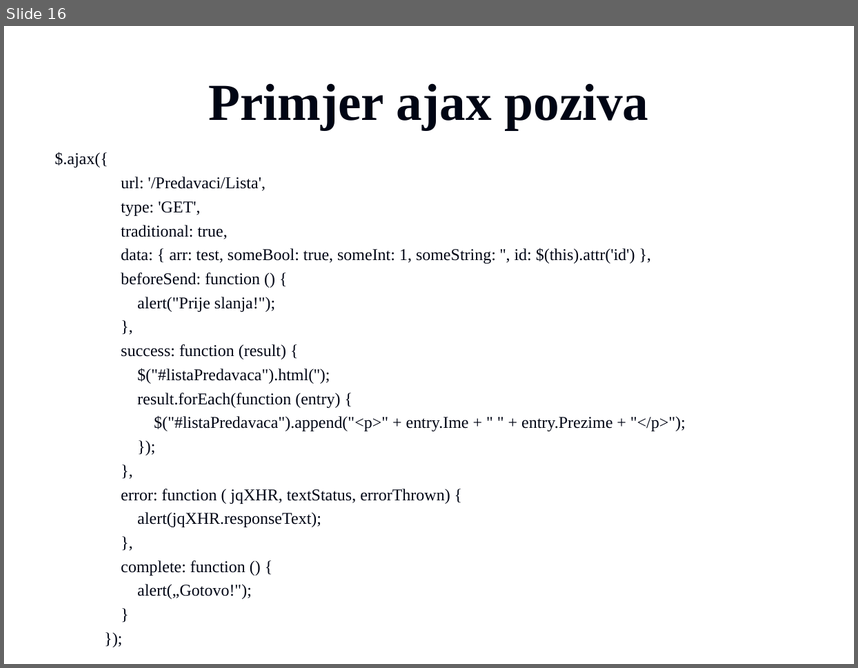
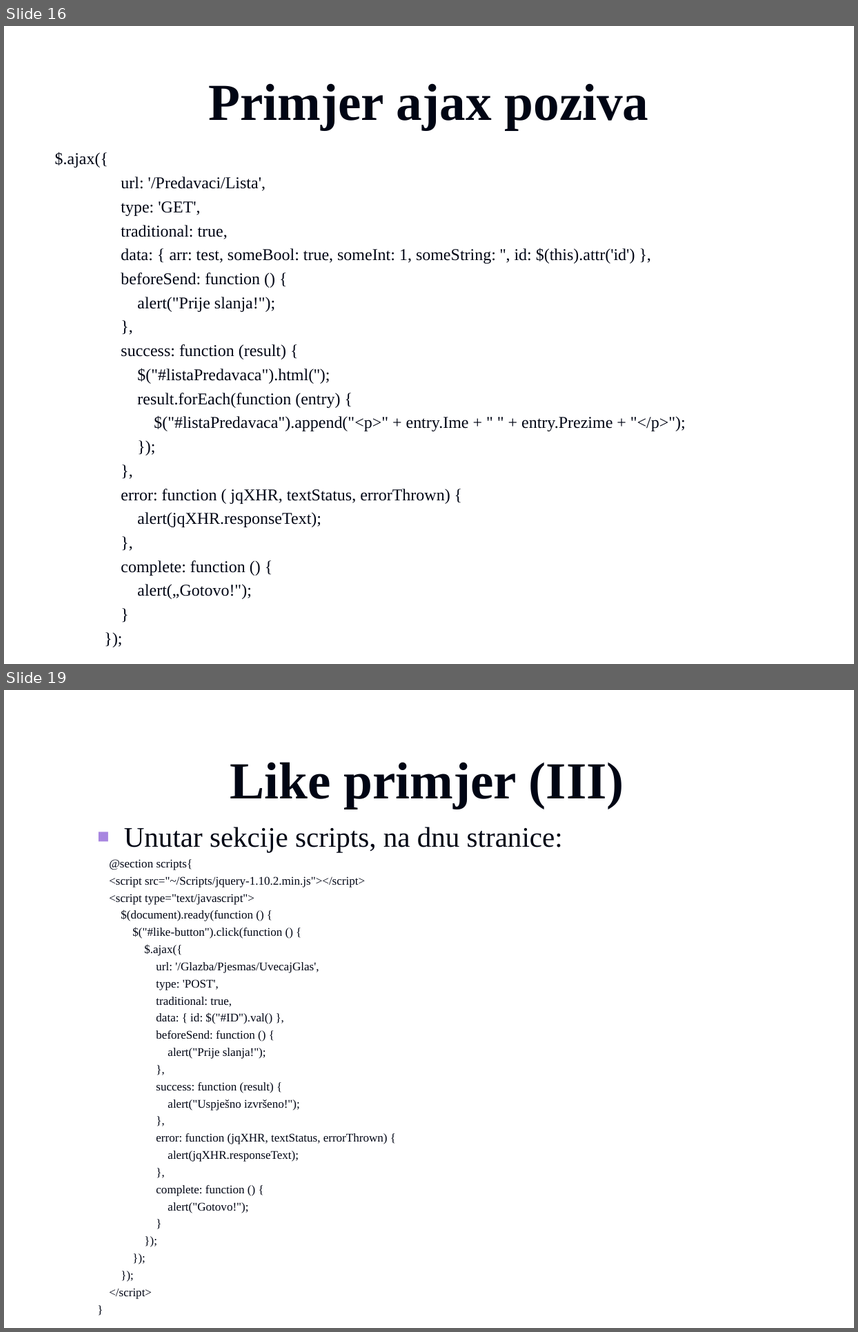
Before and after one commit to vzdesic/PZI, a slide deck: PPTs/17 MVC klijentsko programiranje.ppt. Shown one above the other, each under a label of ours: slide 16 before the commit, slides 16 and 19 after it; the slides between them are not shown. The pictures are 858x668 and 858x1332 pixels, drawn with LibreOffice and Linux fonts; fonts in the diff are those of the drawing; background and template pictures are left out. Boxes give left, top, right and bottom in pixels: in the first picture for what was removed or moved away, otherwise in the second. Text is boxed around its words. In the diff, an @@ line names an element or a change of style, - is before the commit and + after.

```diff
--- a/PPTs/17 MVC klijentsko programiranje.ppt
+++ b/PPTs/17 MVC klijentsko programiranje.ppt
@@ slide 19 added at (4,690,854,1328), background picture (left out) @@
@@ title added at (230,762,624,808), 44 pt, text #000514, bold @@
+Like primjer (III)
@@ text added at (109,827,563,1299), 10 pt, text #000514 @@
+  ■ Unutar sekcije scripts, na dnu stranice:
+  @section scripts{
+  <script src="~/Scripts/jquery-1.10.2.min.js"></script>
+  <script type="text/javascript">
+  $(document).ready(function () {
+  $("#like-button").click(function () {
+  $.ajax({
+  url: '/Glazba/Pjesmas/UvecajGlas',
+  type: 'POST',
+  traditional: true,
+  data: { id: $("#ID").val() },
+  beforeSend: function () {
+  alert("Prije slanja!");
+  },
+  success: function (result) {
+  alert("Uspješno izvršeno!");
+  },
+  error: function (jqXHR, textStatus, errorThrown) {
+  alert(jqXHR.responseText);
+  },
+  complete: function () {
+  alert("Gotovo!");
+  }
+  });
+  });
+  });
+  </script>
+  }
```
Also in this commit, not shown: 4 other slides added, 1 other file.
